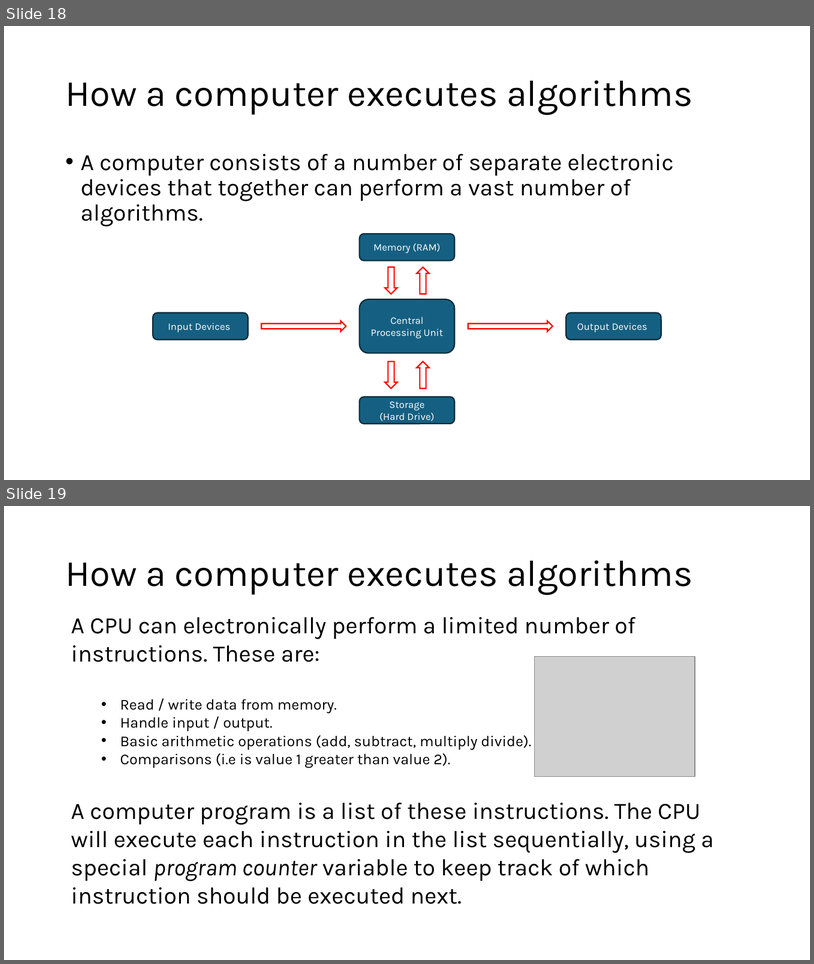
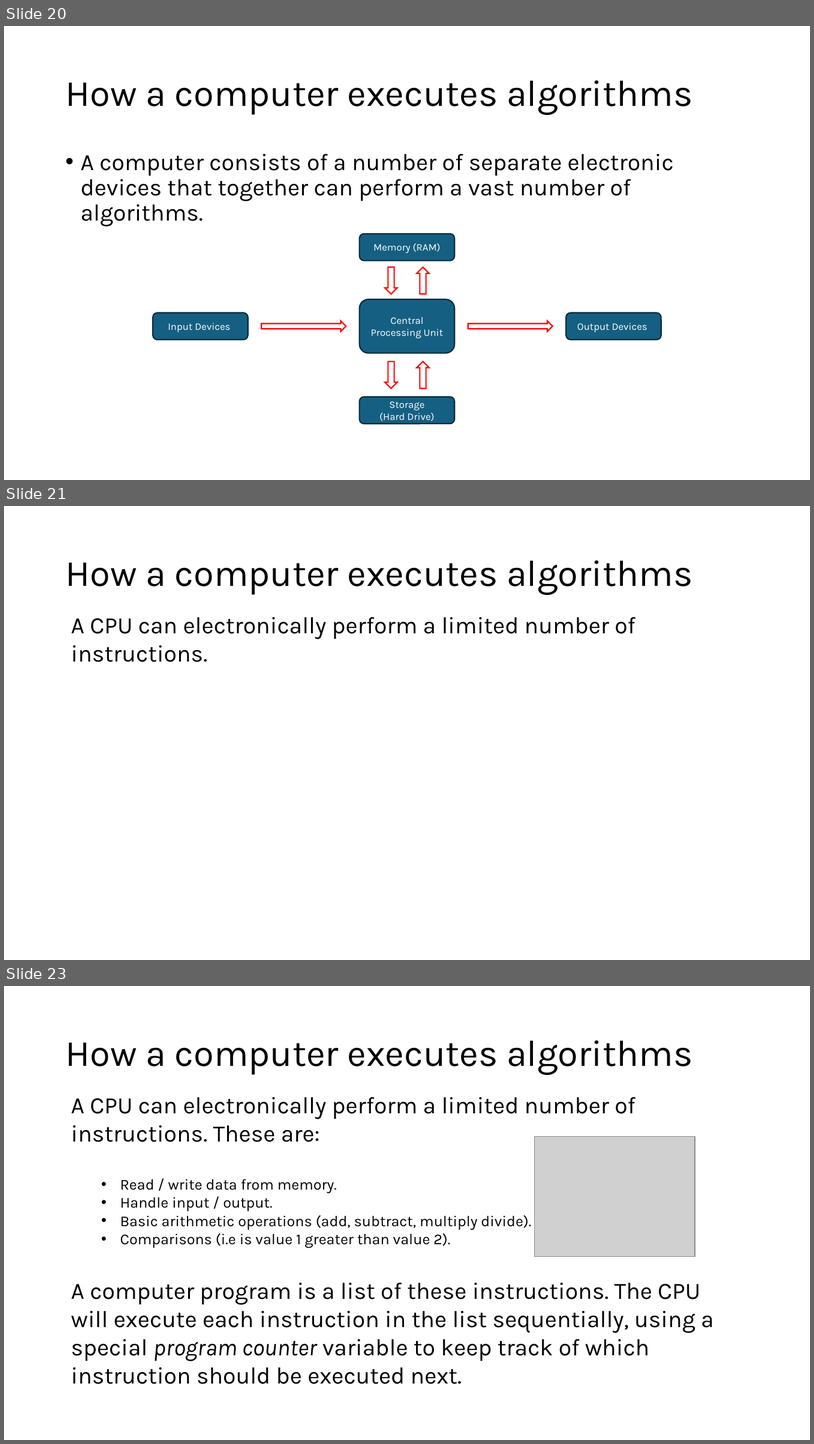
Before and after one commit to engmaths/SEMT10002_2025, a slide deck: Week_1_variables_operators_and_algorithms/Seminar_algorithms/seminar1_algorithms.pptx. Shown one above the other, each under a label of ours: slides 18 and 19 before the commit, slides 20, 21 and 23 after it; the slides between them are not shown. The pictures are 814x964 and 814x1444 pixels, drawn with LibreOffice and Linux fonts; fonts in the diff are those of the drawing; grey boxes stand for pictures. Boxes give left, top, right and bottom in pixels: in the first picture for what was removed or moved away, otherwise in the second. Text is boxed around its words. In the diff, an @@ line names an element or a change of style, - is before the commit and + after.

```diff
--- a/Week_1_variables_operators_and_algorithms/Seminar_algorithms/seminar1_algorithms.pptx
+++ b/Week_1_variables_operators_and_algorithms/Seminar_algorithms/seminar1_algorithms.pptx
@@ slide 21 added at (x1=4, y1=506, x2=810, y2=960), background #FFFFFF @@
@@ title added at (x1=65, y1=560, x2=693, y2=595), 44 pt, text #000000 @@
+How a computer executes algorithms
@@ text added at (x1=71, y1=617, x2=636, y2=662), 28 pt, text #000000 @@
+A CPU can electronically perform a limited number of instructions.
@@ what was slide 18 is now slide 20 @@
@@ what was slide 19 is now slide 23 @@
```
Also in this commit, not shown: 8 slides changed, 5 other slides added, 1 slide removed, 1 other file.
